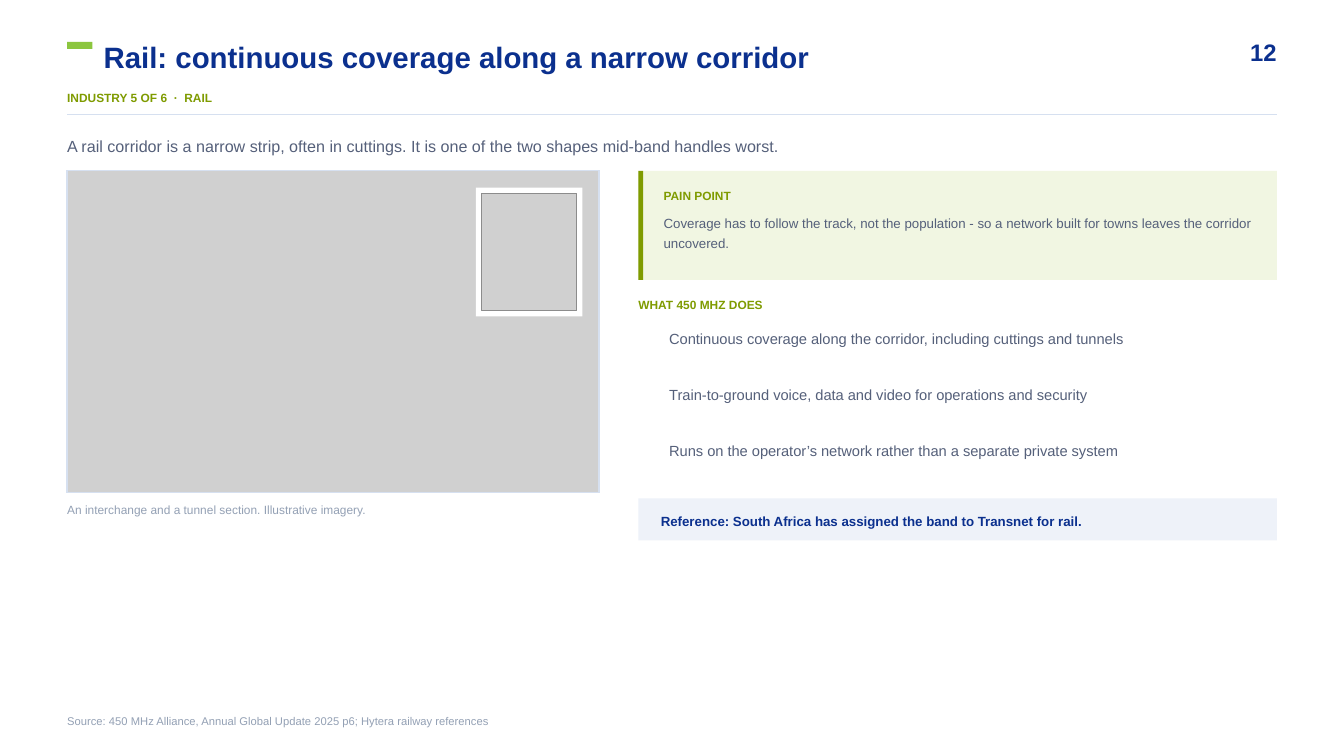
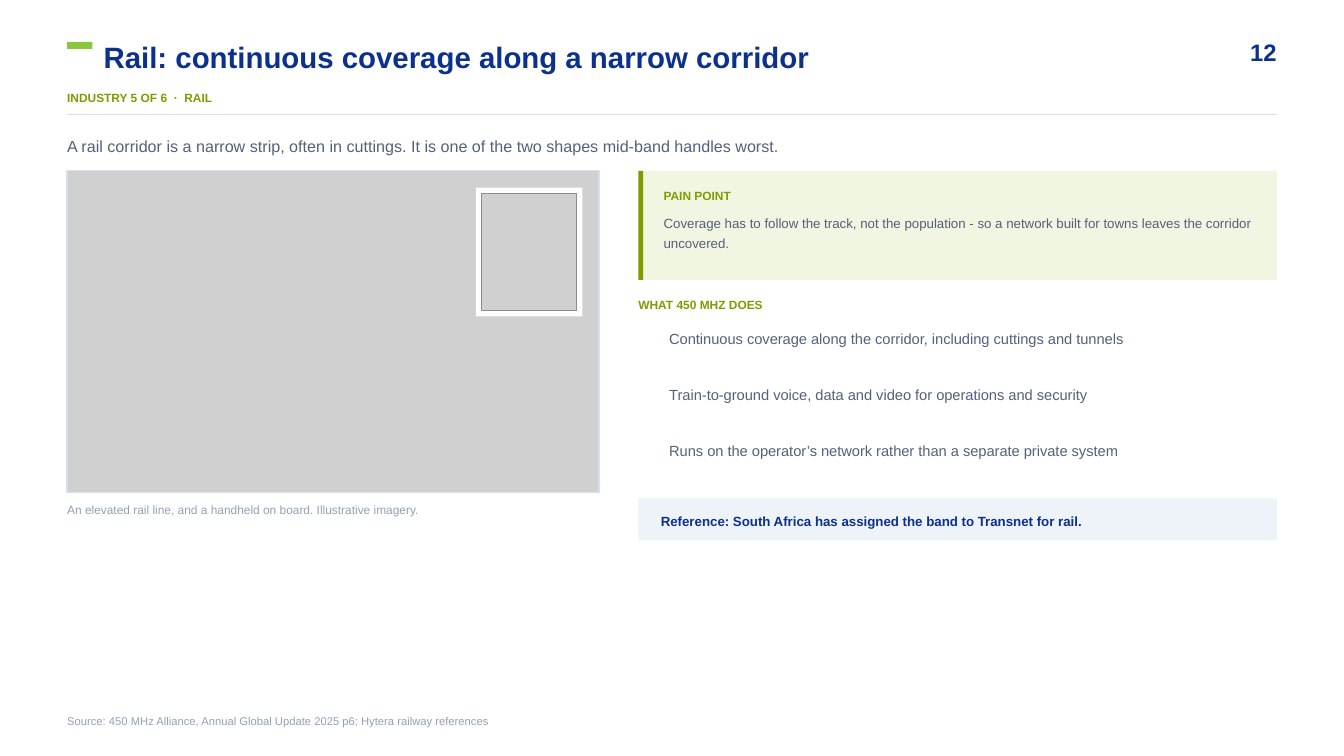
Before and after one commit to mearneste4-max/Philippines-450M, a slide deck: slide 12 of 01_交付物/菲律宾450M方案_v7.pptx. Drawn at 1344x756 pixels with LibreOffice and Linux fonts; fonts in the diff are those of the drawing; grey boxes stand for pictures; background and template pictures are left out. Boxes give left, top, right and bottom in pixels: in the first picture for what was removed or moved away, otherwise in the second. Text is boxed around its words. In the diff, an @@ line names an element or a change of style, - is before the commit and + after.

```diff
--- a/01_交付物/菲律宾450M方案_v7.pptx
+++ b/01_交付物/菲律宾450M方案_v7.pptx
@@ text at [67, 505, 419, 517]: text changed @@
-An interchange and a tunnel section. Illustrative imagery.
+An elevated rail line, and a handheld on board. Illustrative imagery.
```
Also in this commit, not shown: 14 other slides changed, 40 other files.
